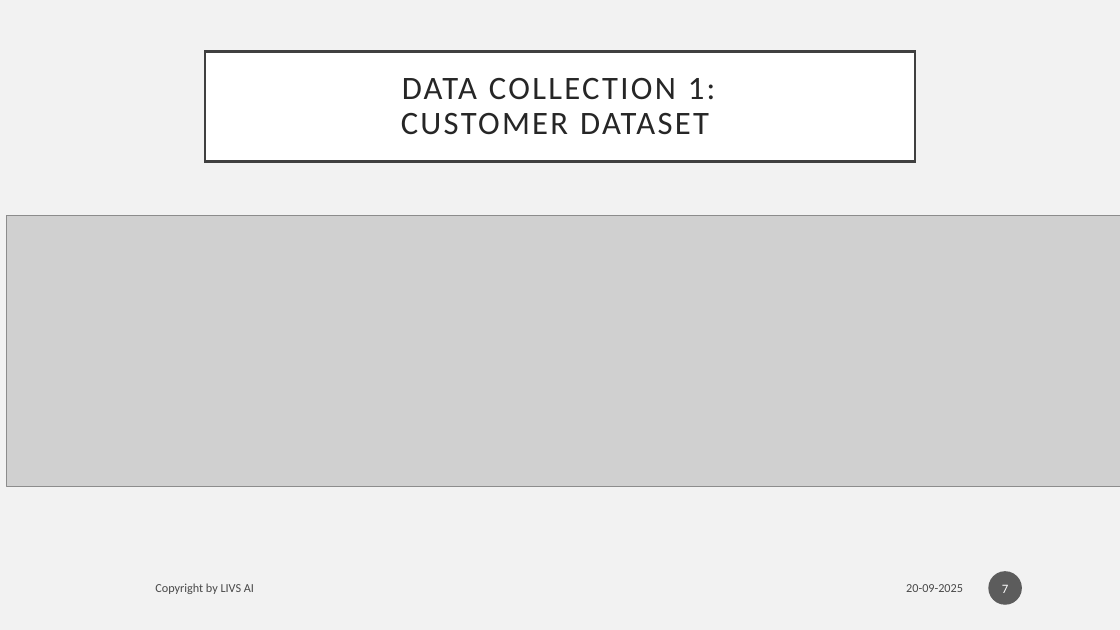
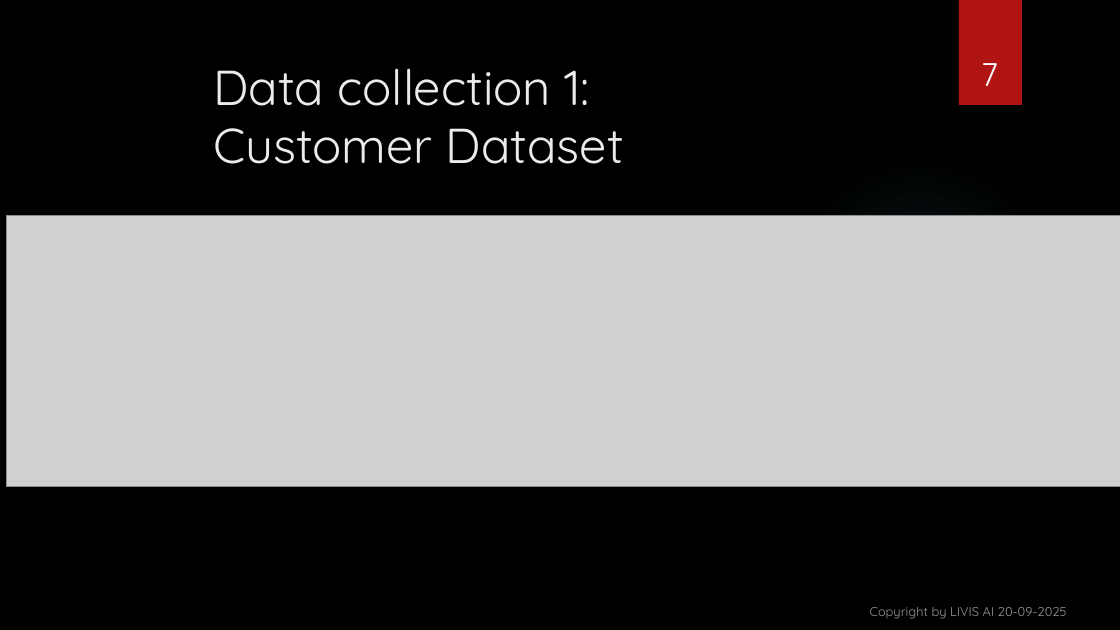
Before and after one commit to vishant1203/Development-of-Credit-Risk-Model-for-Lauki-Finance, a slide deck: slide 7 of presentation/Development of Credit Risk Model for ‘LZ.pptx. Drawn at 1120x630 pixels with LibreOffice and Linux fonts; fonts in the diff are those of the drawing; grey boxes stand for pictures; background and template pictures are left out. Boxes give left, top, right and bottom in pixels: in the first picture for what was removed or moved away, otherwise in the second. Text is boxed around its words. In the diff, an @@ line names an element or a change of style, - is before the commit and + after.

```diff
--- a/presentation/Development of Credit Risk Model for ‘LZ.pptx
+++ b/presentation/Development of Credit Risk Model for ‘LZ.pptx
@@ background #F2F2F2 to picture (left out) @@
@@ page number: place and size @@
-page number at box(989, 571, 1023, 605)
+page number at box(981, 63, 998, 86)
@@ page number at box(981, 63, 998, 86): size 11 to 28 pt, font Calibri to Quicksand; vertical alignment middle to bottom; fill #1D1D1D at 70% opacity to none @@
@@ rectangle added at box(959, 0, 1022, 105), fill #B01513 @@
@@ title "Data collection 1: Customer Dataset": place and size @@
-title "Data collection 1: Customer Dataset" at box(205, 52, 915, 161)
+title "Data collection 1: Customer Dataset" at box(213, 68, 624, 164)
@@ title "Data collection 1: Customer Dataset" at box(213, 68, 624, 164): vertical alignment middle to top; fill #FFFFFF to none; outline #404040 2.5 pt to none @@
@@ title at box(213, 68, 624, 164): text changed; size 28 to 42 pt; font Calibri to Quicksand; text colour #262626 to #EBEBEB @@
-DATA COLLECTION 1:
-CUSTOMER DATASET
+Data collection 1:
+Customer Dataset
@@ ellipse added at box(791, 154, 1049, 413), fill gradient #50B9C1 @@
@@ text removed at box(155, 583, 254, 594) @@
-Copyright by LIVS AI
@@ text "Copyright by LIVIS AI 20-09-2025" at box(870, 607, 1067, 619): vertical alignment middle to bottom @@
@@ text at box(870, 607, 1067, 619): text changed; size 10.5 to 11 pt; font Calibri to Quicksand; text colour #000000 at 70% opacity to #FFFFFF at 60% opacity @@
-20-09-2025
+Copyright by LIVIS AI 20-09-2025
```
Also in this commit, not shown: 16 other slides changed.
